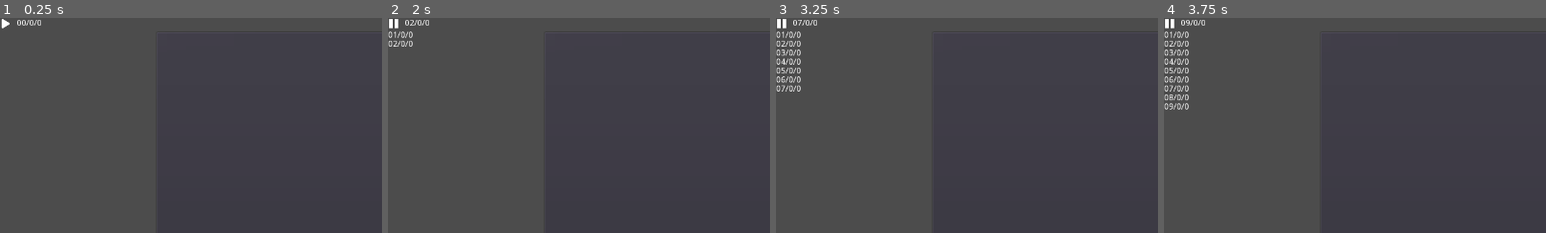
Above: before the commit, frames 1-4 (left to right).
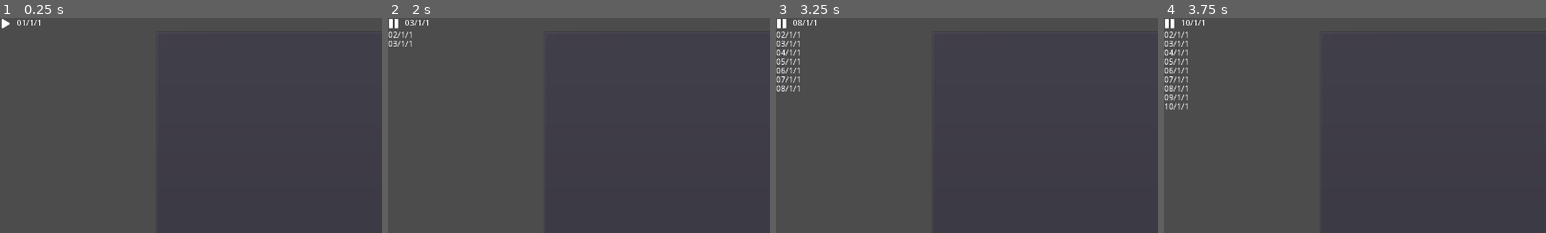
Above: after the commit, the same moments.

Repository: FRisney/incremental
Game: Godot game, scene res://main.tscn
Two runs of this game, one before a commit and one after it. Both use one fixed random seed, a clock stepped at 60 frames per second and the inputs below.
Inputs (mouse positions are % of the whole screen's width and height, from its top left):
- Up to frame 1 (0.25 s): no input
- Up to frame 2 (2 s): click (11, 98) at 0.52 s; type "12" at 0.6 s; click (1, 1) at 1.25 s
- Up to frame 3 (3.25 s): click "Extract" at 2 s; click "Extractor 0 [0]" at 2.75 s
- Up to frame 4 (3.75 s): click "Extractor 0 [1]" at 3.5 s
The pictures show only the part of the screen within x 0-50%, y 0-50%; the shares and areas given below are measured in that part.

The runs differ from the first frame. In frame 1, less than 0.1% of the frame differs, in the area x 5-11%, y 0-4%; in frame 2, 0.2%; in frame 3, 0.5%; in frame 4, 0.7%, in the area x 0-11%, y 0-43%.

Commit message:
Minor changes

Diff:
--- a/incremental/logic/card/resource_card.gd
+++ b/incremental/logic/card/resource_card.gd
@@ -10,6 +10,7 @@
 
 func _enter_tree() -> void:
 	data = Settings.call("get_persistent_resource_data", res_type)
+
 
 func _ready() -> void:
 	Settings.call("enlist","res", res_type, self.get_path())
@@ -29,14 +30,14 @@
 		var btn: Button = Button.new()
 		btn.name = "%s" % extractor.id
 		btn.text = "Extractor %s [%s]" % [ extractor.id, extractor.builded ]
-		print("signal: %s (%s)" % [name,btn.connect("pressed", self, "_on_build_extractor", [extractor.id,btn])])
+		btn.connect("pressed", self, "_on_build_extractor", [extractor.id,btn])
 		get_node("Scroll/Stack/Extractors").add_child(btn)
 
 	for storage in data.storages:
 		var btn: Button = Button.new()
 		btn.name = "%s" % storage.id
 		btn.text = "Storage %s [%s]" % [ storage.id, storage.builded ]
-		print("signal: %s (%s)" % [name,btn.connect("pressed", self, "_on_build_storage", [storage.id,btn])])
+		btn.connect("pressed", self, "_on_build_storage", [storage.id,btn])
 		get_node("Scroll/Stack/Storages").add_child(btn)
 
 
--- a/incremental/logic/log.gd
+++ b/incremental/logic/log.gd
@@ -2,7 +2,7 @@
 
 
 func _ready() -> void:
-	print("signal: %s (%s)" % [name,GameTimer.connect("timeout", self, "_on_ticked")])
+	GameTimer.connect("timeout", self, "_on_ticked")
 
 
 func _on_ticked() -> void:
--- a/incremental/managers/settings.gd
+++ b/incremental/managers/settings.gd
@@ -12,7 +12,7 @@
 
 
 func _ready() -> void:
-	print("signal: %s (%s)" % [name,GameTimer.connect("endofyear", self, "save_routine")])
+	GameTimer.connect("endofyear", self, "save_routine")
 
 
 func enlist(type:String, id:String, path:NodePath):
@@ -29,6 +29,7 @@
 
 func unlock_tech(id:String) -> void:
 	data_buffer.get("unlocked_techs").append(id)
+
 
 func set_persistent_data() -> void:
 	var save_path:String = "user://save-%s.save" % save
@@ -86,6 +87,7 @@
 	# var dict:Dictionary = parse_json(file.get_as_text())
 	return data_buffer[res_type]
 
+
 func load_data() -> void:
 	var path:String = ""
 	path = ("user://save-%s.save" % save)
--- a/incremental/managers/timer.gd
+++ b/incremental/managers/timer.gd
@@ -10,7 +10,7 @@
 	autostart = false
 	one_shot = false
 	process_mode = TIMER_PROCESS_PHYSICS
-	print("signal: %s (%s)" % [name,GameTimer.connect("timeout", self, "_on_timeout")])
+	GameTimer.connect("timeout", self, "_on_timeout")
 
 
 func _on_timeout() -> void:
@@ -27,4 +27,4 @@
 	var month:int = ticks/32
 	ticks %= 32
 
-	return "%02d/%d/%d" % [++ticks,month,year]
+	return "%02d/%d/%d" % [ticks+1,month+1,year+1]
--- a/incremental/time_control/date_display.gd
+++ b/incremental/time_control/date_display.gd
@@ -1,7 +1,7 @@
 extends Label
 
 func _ready() -> void:
-	print("signal: %s (%s)" % [name,GameTimer.connect("timeout", self, "update_date")])
+	GameTimer.connect("timeout", self, "update_date")
 	update_date()
 
 func update_date() -> void:
--- a/incremental/time_control/play_pause.gd
+++ b/incremental/time_control/play_pause.gd
@@ -1,7 +1,7 @@
 extends TextureButton
 
 func _ready() -> void:
-	print("signal: %s (%s)" % [name,connect("toggled", self, "_on_toggle")])
+	connect("toggled", self, "_on_toggle")
 
 
 func _on_toggle(state:bool):
